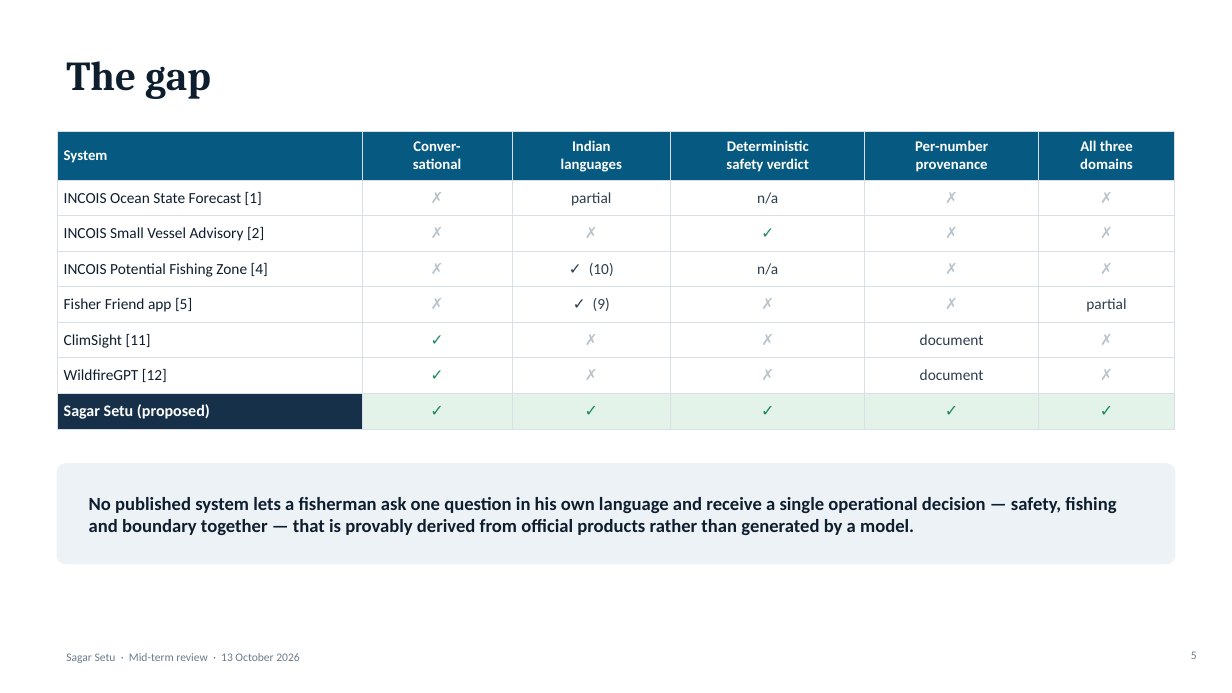
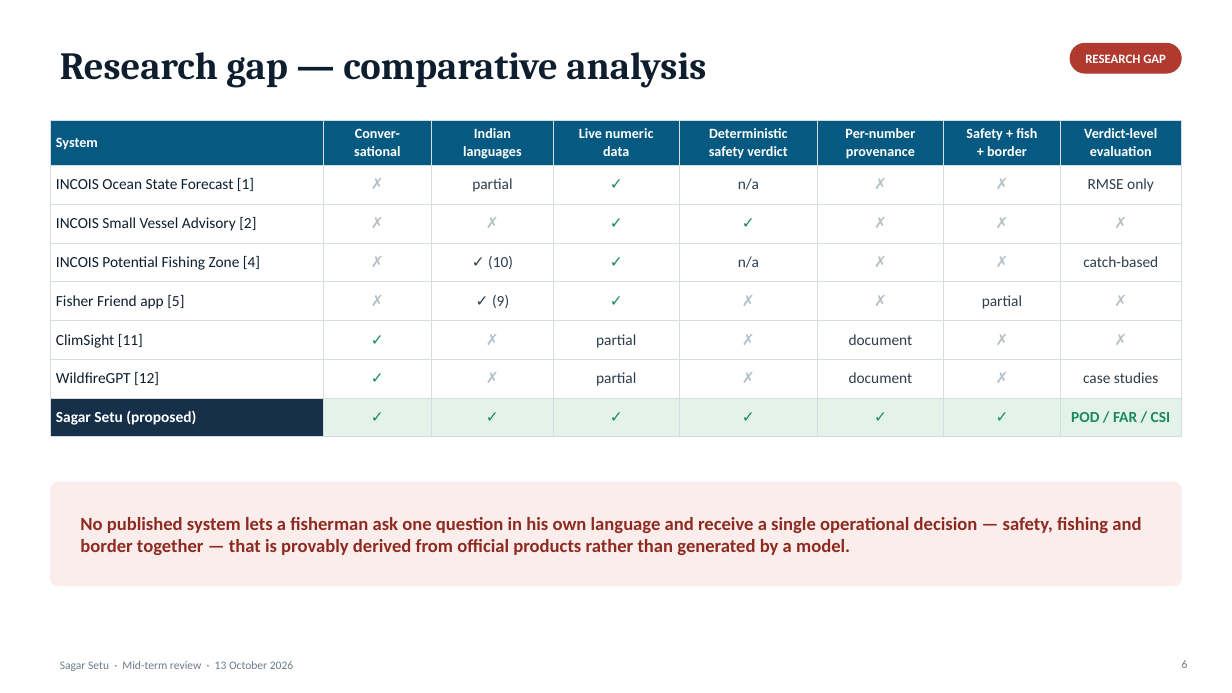
Before and after one commit to harshvsinghnorth/sagar-setu, a slide deck: slide 6 of docs/Sagar_Setu_MidTerm.pptx (slide 5 before the commit). Drawn at 1232x693 pixels with LibreOffice and Linux fonts; fonts in the diff are those of the drawing. Boxes give left, top, right and bottom in pixels: in the first picture for what was removed or moved away, otherwise in the second. Text is boxed around its words. In the diff, an @@ line names an element or a change of style, - is before the commit and + after.

```diff
--- a/docs/Sagar_Setu_MidTerm.pptx
+++ b/docs/Sagar_Setu_MidTerm.pptx
@@ title at (x1=60, y1=52, x2=706, y2=88): text changed; size 32 to 30 pt @@
-The gap
+Research gap — comparative analysis
@@ rounded rectangle added at (x1=1070, y1=43, x2=1181, y2=73), fill #B03A2E, outline #B03A2E 1 pt @@
@@ text added at (x1=1085, y1=54, x2=1166, y2=63), 10 pt, text #FFFFFF, bold @@
+RESEARCH GAP
@@ table at (x1=51, y1=120, x2=1181, y2=429) @@
+column 4: Live numeric / data | ✓ | ✓ | ✓ | ✓ | partial | partial | ✓
-column 6: All three / domains | ✗ | ✗ | ✗ | partial | ✗ | ✗ | ✓
+column 7: Safety + fish / + border | ✗ | ✗ | ✗ | partial | ✗ | ✗ | ✓
+column 8: Verdict-level / evaluation | RMSE only | ✗ | catch-based | ✗ | ✗ | case studies | POD / FAR / CSI
@@ table resized from (x1=57, y1=131, x2=1175, y2=423) to (x1=51, y1=120, x2=1181, y2=429) @@
@@ rounded rectangle resized from (x1=57, y1=464, x2=1175, y2=564) to (x1=51, y1=482, x2=1181, y2=586) @@
@@ rounded rectangle at (x1=51, y1=482, x2=1181, y2=586): fill #EDF2F6 to #FBEDEB; outline #EDF2F6 1 pt to #FBEDEB 1 pt; proportions changed @@
@@ text at (x1=80, y1=517, x2=1141, y2=555): text changed; text colour #0F1E2E to #8E2B21 @@
-No published system lets a fisherman ask one question in his own language and receive a single operational decision — safety, fishing and boundary together — that is provably derived from official products rather than generated by a model.
+No published system lets a fisherman ask one question in his own language and receive a single operational decision — safety, fishing and border together — that is provably derived from official products rather than generated by a model.
@@ text "Sagar Setu · Mid-term review ..." moved from (x1=66, y1=653, x2=299, y2=663) to (x1=60, y1=661, x2=293, y2=671) @@
@@ page number removed at (x1=1191, y1=651, x2=1197, y2=659) @@
-5
@@ page number added at (x1=1182, y1=660, x2=1188, y2=668), 9 pt, text #6B7C8C @@
+6
```
Also in this commit, not shown: 1 other slide changed, 9 slides added, 8 slides removed, 10 other files.
